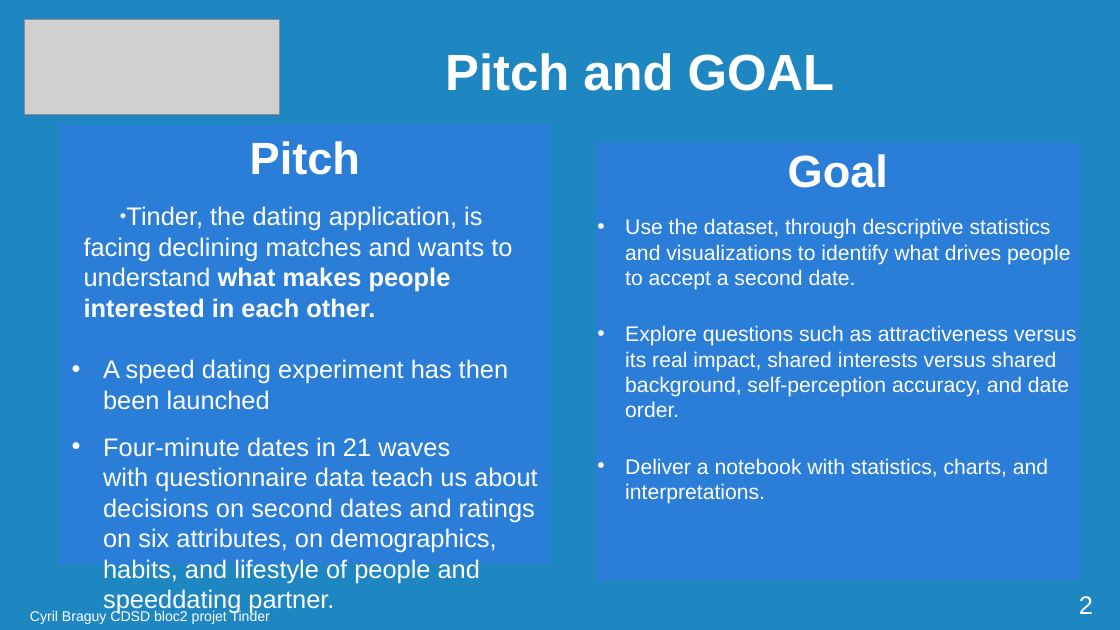
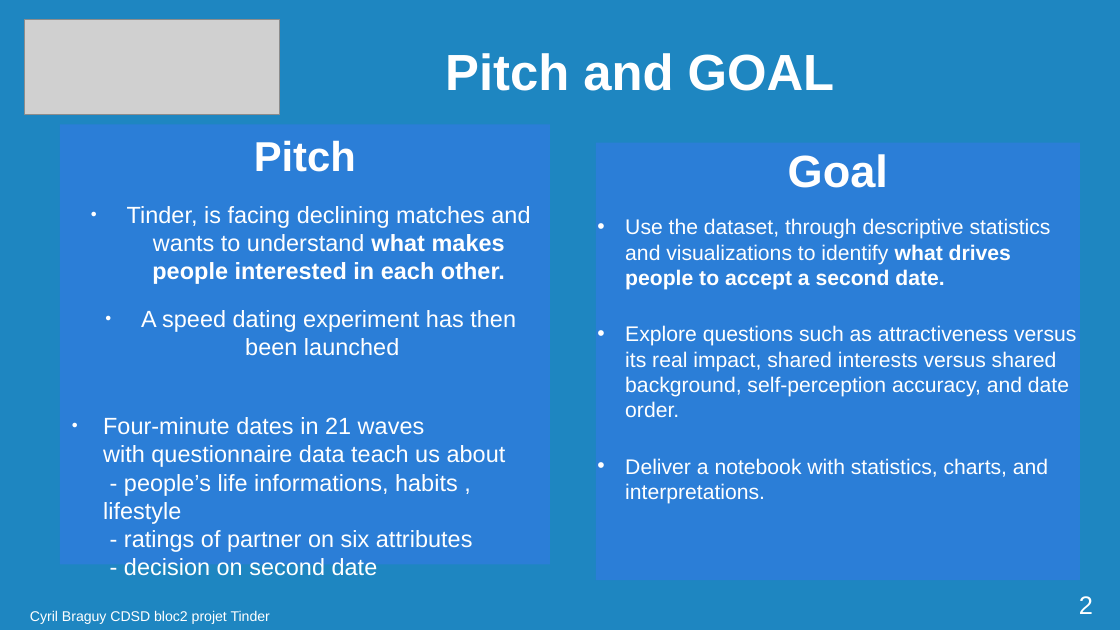
Before and after one commit to cyrilbraguy/Bl2_Tinder, a slide deck: slide 2 of doc/Braguy_CDSD_bl2_tinder.odp. Drawn at 1120x630 pixels with LibreOffice and Linux fonts; fonts in the diff are those of the drawing; grey boxes stand for pictures; background and template pictures are left out. Boxes give left, top, right and bottom in pixels: in the first picture for what was removed or moved away, otherwise in the second. Text is boxed around its words. In the diff, an @@ line names an element or a change of style, - is before the commit and + after.

```diff
--- a/doc/Braguy_CDSD_bl2_tinder.odp
+++ b/doc/Braguy_CDSD_bl2_tinder.odp
@@ text at box(141, 140, 516, 356): size 32 to 29.6 pt in "Pitch"; size 18 to 16.6 pt in "A speed dating experiment has then been ..."; alignment left to centre; bullet • to ●; less space between paragraphs @@
@@ text at box(127, 206, 530, 284): text changed; size 18 to 16.6 pt @@
-● Tinder, the dating application, is facing declining matches and wants to understand what makes people interested in each other.
+● Tinder, is facing declining matches and wants to understand what makes people interested in each other.
@@ text at box(625, 218, 1051, 290): bold on in "what drives people to accept a second ..." @@
@@ text at box(103, 417, 506, 575): text changed; size 18 to 16.6 pt @@
-• Four-minute dates in 21 waves
-  with questionnaire data teach us about decisions on second dates and ratings on six attributes, on demographics, habits, and lifestyle of people and speeddating partner.
+● Four-minute dates in 21 waves
+  with questionnaire data teach us about
+  - people’s life informations, habits , lifestyle
+  - ratings of partner on six attributes
+  - decision on second date
```
Also in this commit, not shown: 5 other slides changed, 3 other files.
